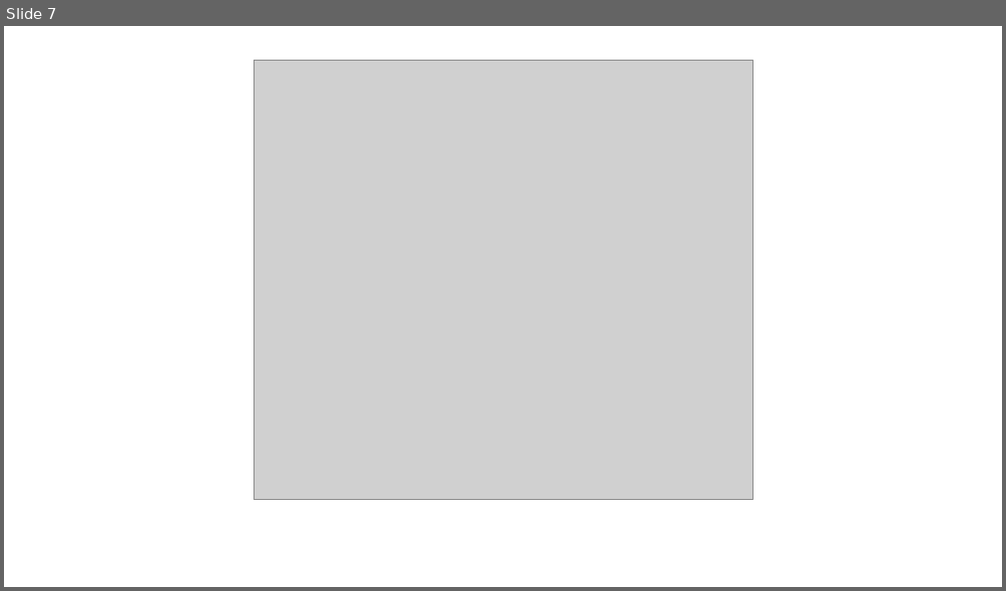
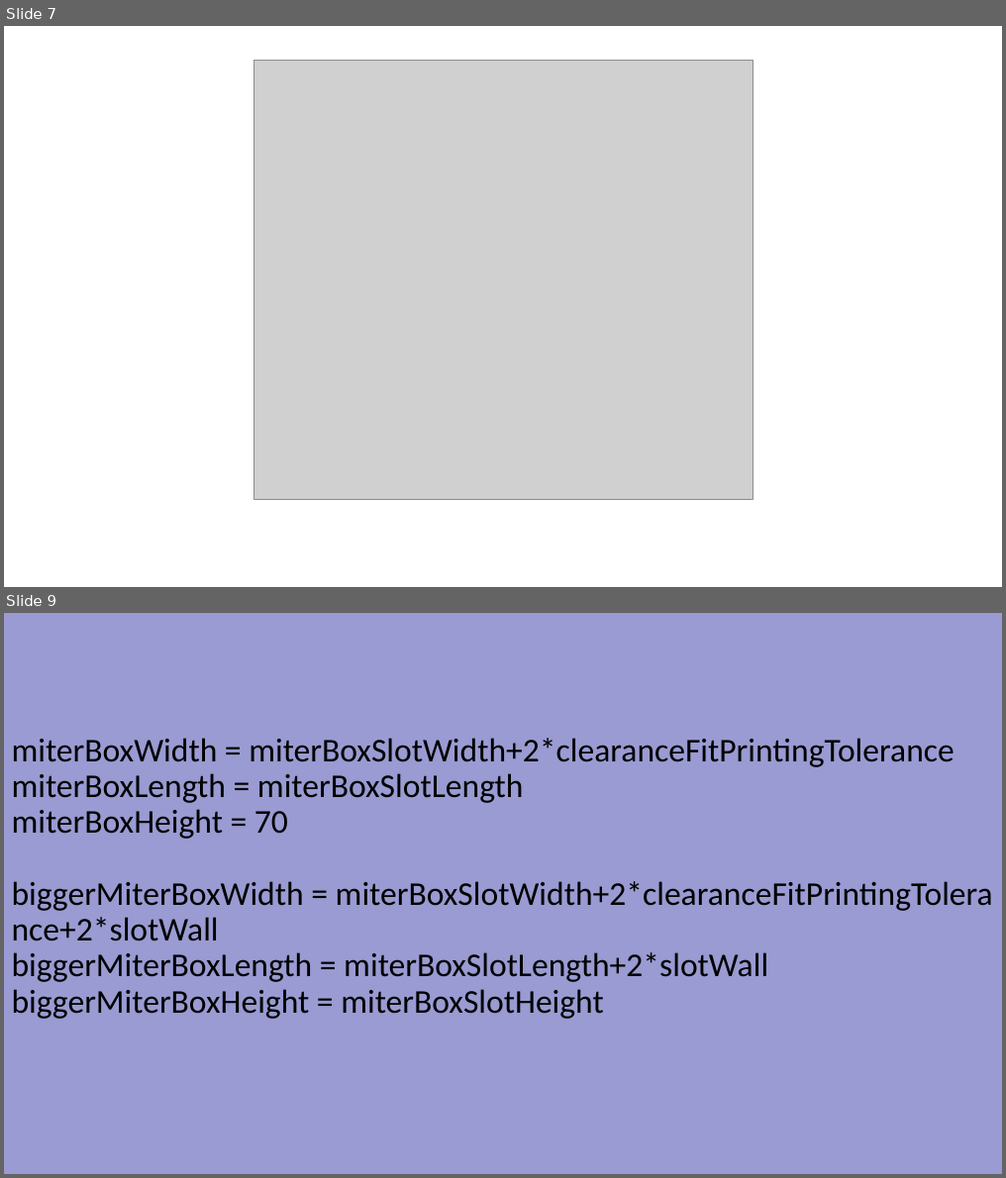
Before and after one commit to SlicerIGT/SlicerBoneReconstructionPlanner, a slide deck: Docs/Design.pptx. Shown one above the other, each under a label of ours: slide 7 before the commit, slides 7 and 9 after it; the slides between them are not shown. The pictures are 1006x591 and 1006x1178 pixels, drawn with LibreOffice and Linux fonts; fonts in the diff are those of the drawing; grey boxes stand for pictures. Boxes give left, top, right and bottom in pixels: in the first picture for what was removed or moved away, otherwise in the second. Text is boxed around its words. In the diff, an @@ line names an element or a change of style, - is before the commit and + after.

```diff
--- a/Docs/Design.pptx
+++ b/Docs/Design.pptx
@@ slide 9 added at (4,613,1002,1174), background #999BD2 @@
@@ title added at (12,738,993,1019), 32 pt, text #000000 @@
+miterBoxWidth = miterBoxSlotWidth+2*clearanceFitPrintingTolerance
+miterBoxLength = miterBoxSlotLength
+miterBoxHeight = 70
+biggerMiterBoxWidth = miterBoxSlotWidth+2*clearanceFitPrintingTolerance+2*slotWall
+biggerMiterBoxLength = miterBoxSlotLength+2*slotWall
+biggerMiterBoxHeight = miterBoxSlotHeight
```
Also in this commit, not shown: 1 other slide added, 1 other file.
